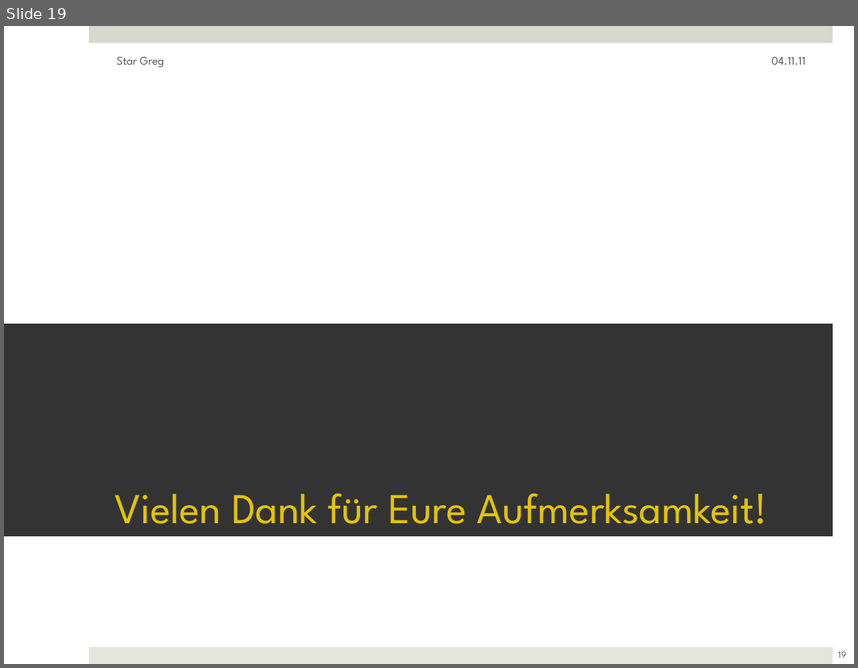
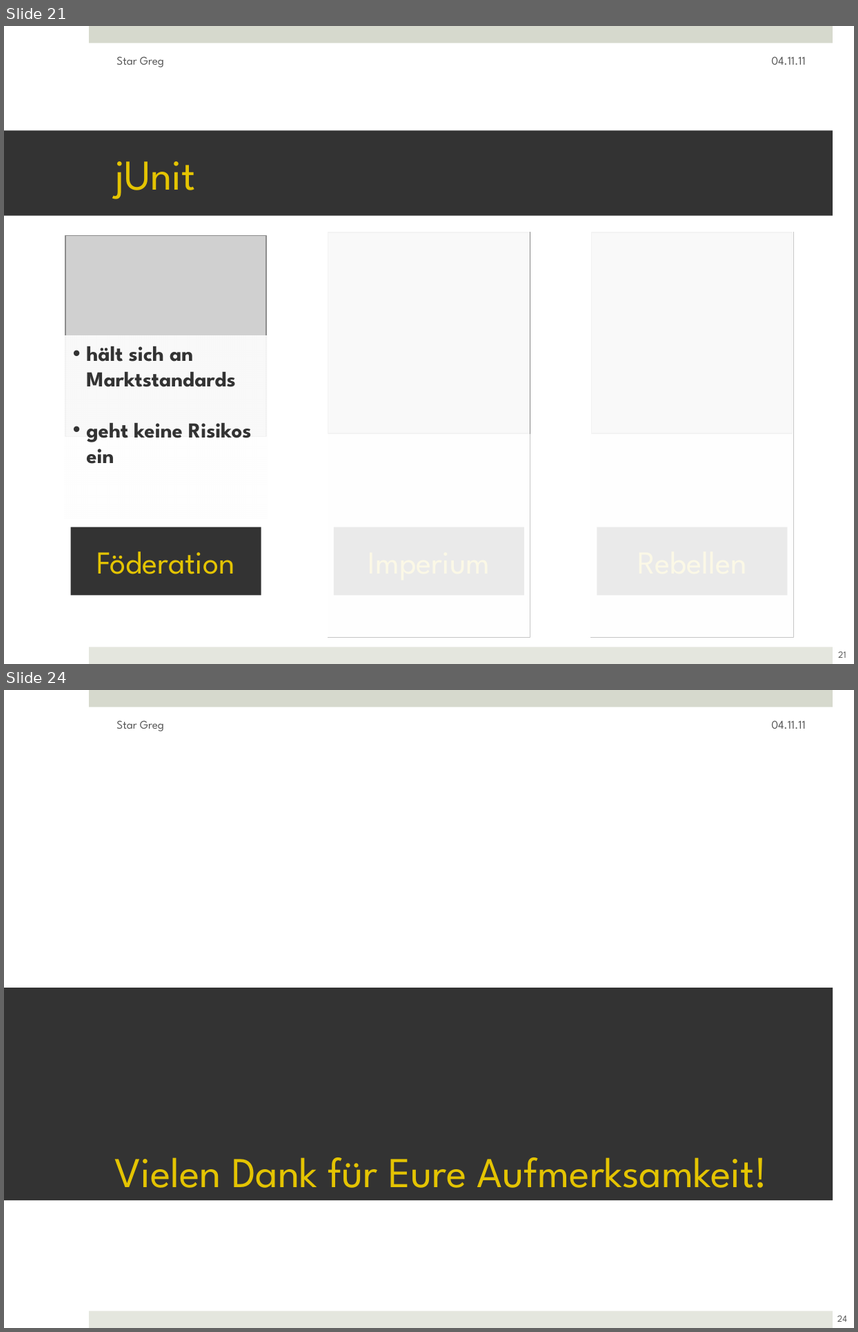
Before and after one commit to ftes/stargreg, a slide deck: 70 Praesentation/50 StarGreg Finish.pptx. Shown one above the other, each under a label of ours: slide 19 before the commit, slides 21 and 24 after it; the slides between them are not shown. The pictures are 858x668 and 858x1332 pixels, drawn with LibreOffice and Linux fonts; fonts in the diff are those of the drawing; grey boxes stand for pictures. Boxes give left, top, right and bottom in pixels: in the first picture for what was removed or moved away, otherwise in the second. Text is boxed around its words. In the diff, an @@ line names an element or a change of style, - is before the commit and + after.

```diff
--- a/70 Praesentation/50 StarGreg Finish.pptx
+++ b/70 Praesentation/50 StarGreg Finish.pptx
@@ slide 21 added at [4, 26, 854, 664], background #FFFFFF; not listed: 2 template elements that a slide beside it also shows @@
@@ text added at [116, 56, 164, 67], 10 pt, text #595959 @@
+Star Greg
@@ text added at [771, 56, 805, 65], 10 pt, text #595959 @@
+04.11.11
@@ title added at [4, 131, 833, 216], fill #333333, 36 pt, text #E4C402 @@
+jUnit
@@ picture added at [328, 232, 530, 433] @@
@@ rectangle added at [328, 232, 530, 637], fill #FFFFFF at 70% opacity @@
@@ rectangle added at [590, 232, 793, 637], fill #FFFFFF at 70% opacity @@
@@ picture added at [591, 232, 792, 433] @@
@@ picture added at [65, 235, 266, 436] @@
@@ rectangle added at [64, 335, 267, 518], fill #FFFFFF at 70% opacity, 18 pt, text #333333, bold @@
+• hält sich an Marktstandards
+• geht keine Risikos ein
@@ rectangle added at [70, 527, 261, 595], fill #333333, 27 pt, text #E4C402 @@
+Föderation
@@ rectangle added at [334, 527, 524, 595], fill #333333 @@
@@ rectangle added at [597, 527, 787, 595], fill #333333 @@
@@ page number added at [838, 651, 846, 657], 8 pt, text #595959 @@
+21
@@ what was slide 19 is now slide 24 @@
@@ page number at [838, 1315, 847, 1321]: text changed @@
-19
+24
```
Also in this commit, not shown: 1 slide changed, 4 other slides added, 1 other file.
